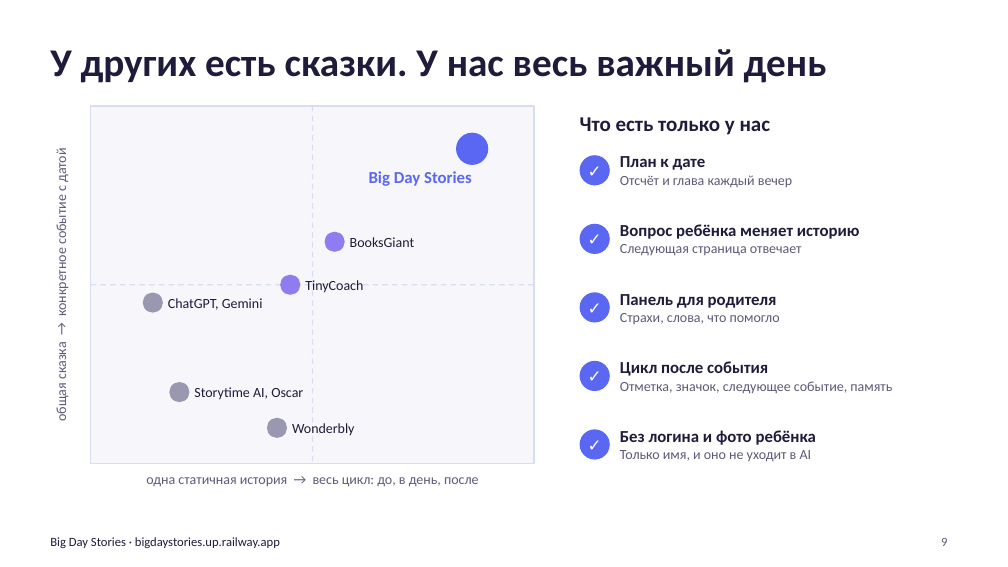
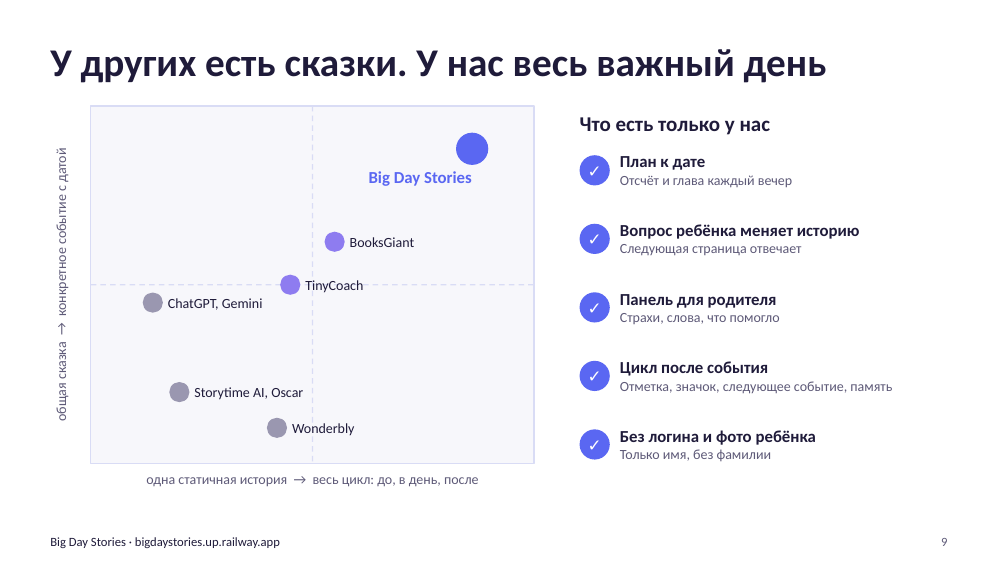
Before and after one commit to Adilm8/Hackathon, a slide deck: slide 9 of docs/pitch/deck/big-day-stories-deck-ru.pptx. Drawn at 1008x567 pixels with LibreOffice and Linux fonts; fonts in the diff are those of the drawing. Boxes give left, top, right and bottom in pixels: in the first picture for what was removed or moved away, otherwise in the second. Text is boxed around its words. In the diff, an @@ line names an element or a change of style, - is before the commit and + after.

Commit message:
Repository clean-up: research sources, current numbers, name wording (#56)
Research documents in docs/research, 36 big days and 871 tests in the README and decks, the same name wording as the Privacy page.

```diff
--- a/docs/pitch/deck/big-day-stories-deck-ru.pptx
+++ b/docs/pitch/deck/big-day-stories-deck-ru.pptx
@@ text at box(620, 449, 772, 461): text changed @@
-Только имя, и оно не уходит в AI
+Только имя, без фамилии
```
Also in this commit, not shown: 3 other slides changed, 11 other files.
